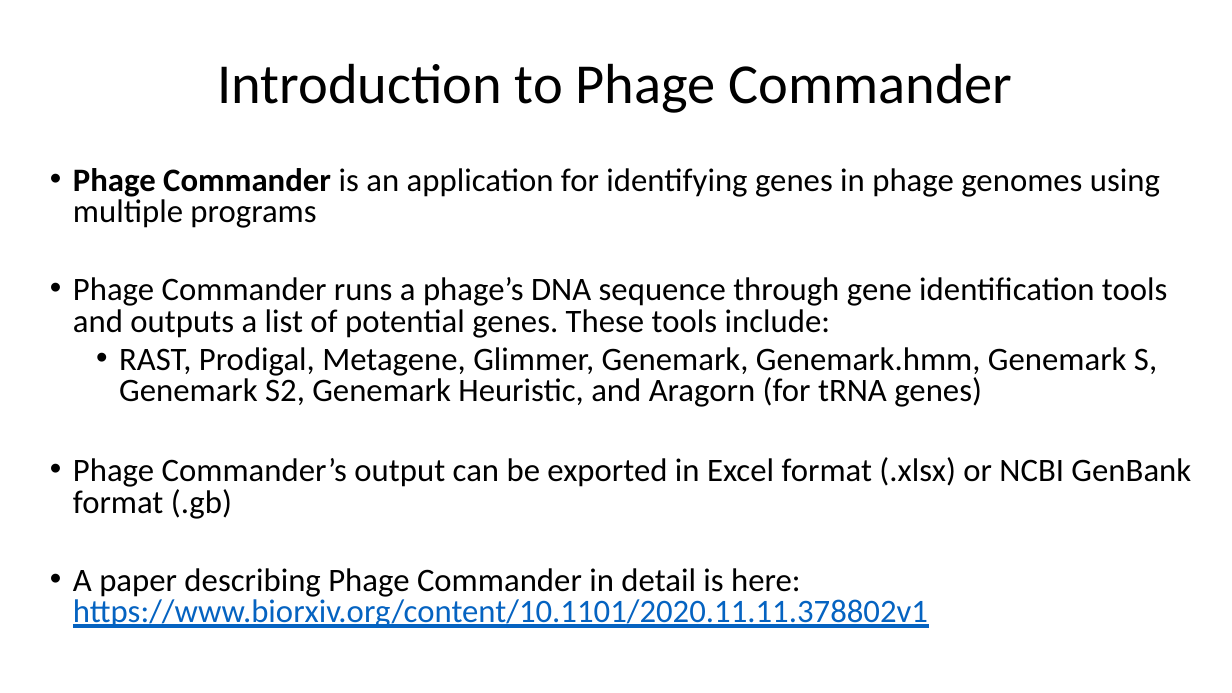
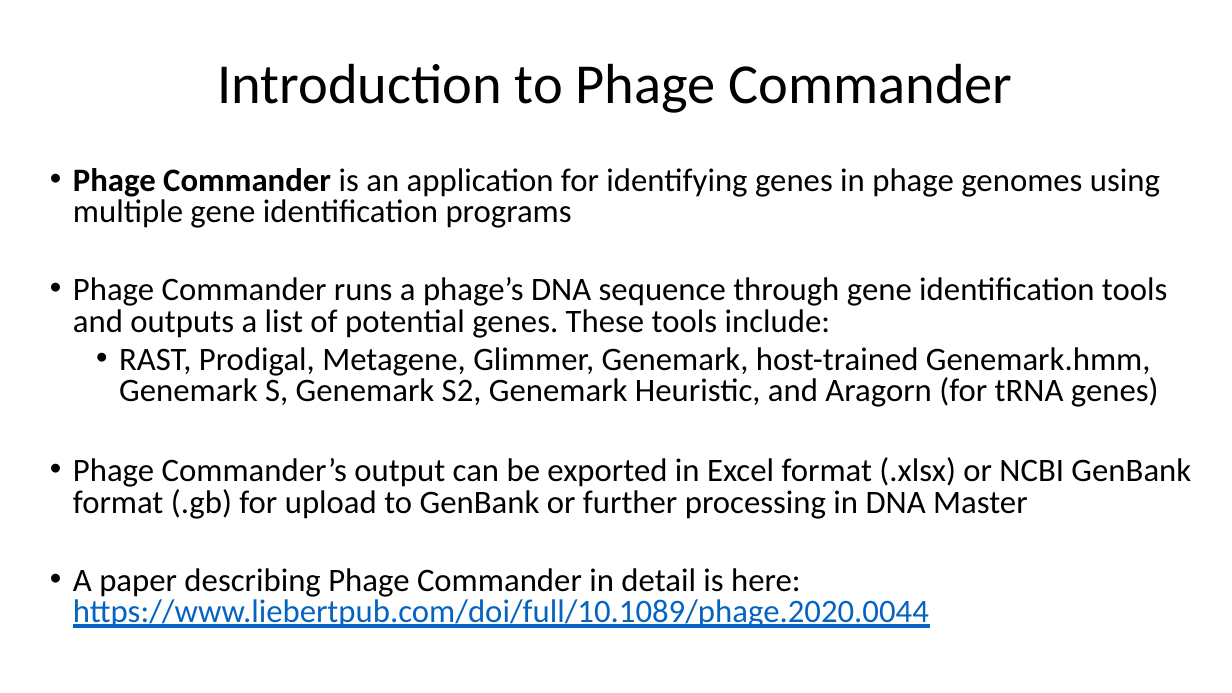
Before and after one commit to sarah-harris/PhageCommander, a slide deck: slide 1 of Phage Commander User Guide.pptx. Drawn at 1232x693 pixels with LibreOffice and Linux fonts; fonts in the diff are those of the drawing. Boxes give left, top, right and bottom in pixels: in the first picture for what was removed or moved away, otherwise in the second. Text is boxed around its words. In the diff, an @@ line names an element or a change of style, - is before the commit and + after.

```diff
--- a/Phage Commander User Guide.pptx
+++ b/Phage Commander User Guide.pptx
@@ text at (73,168,1160,228): text changed @@
-• Phage Commander is an application for identifying genes in phage genomes using multiple programs
+• Phage Commander is an application for identifying genes in phage genomes using multiple gene identification programs
@@ text at (73,347,1191,628): text changed @@
-  • RAST, Prodigal, Metagene, Glimmer, Genemark, Genemark.hmm, Genemark S, Genemark S2, Genemark Heuristic, and Aragorn (for tRNA genes)
-• Phage Commander’s output can be exported in Excel format (.xlsx) or NCBI GenBank format (.gb)
-• A paper describing Phage Commander in detail is here: https://www.biorxiv.org/content/10.1101/2020.11.11.378802v1
+  • RAST, Prodigal, Metagene, Glimmer, Genemark, host-trained Genemark.hmm, Genemark S, Genemark S2, Genemark Heuristic, and Aragorn (for tRNA genes)
+• Phage Commander’s output can be exported in Excel format (.xlsx) or NCBI GenBank format (.gb) for upload to GenBank or further processing in DNA Master
+• A paper describing Phage Commander in detail is here: https://www.liebertpub.com/doi/full/10.1089/phage.2020.0044
```
Also in this commit, not shown: 6 other slides changed, 1 slide added, 2 other files.
